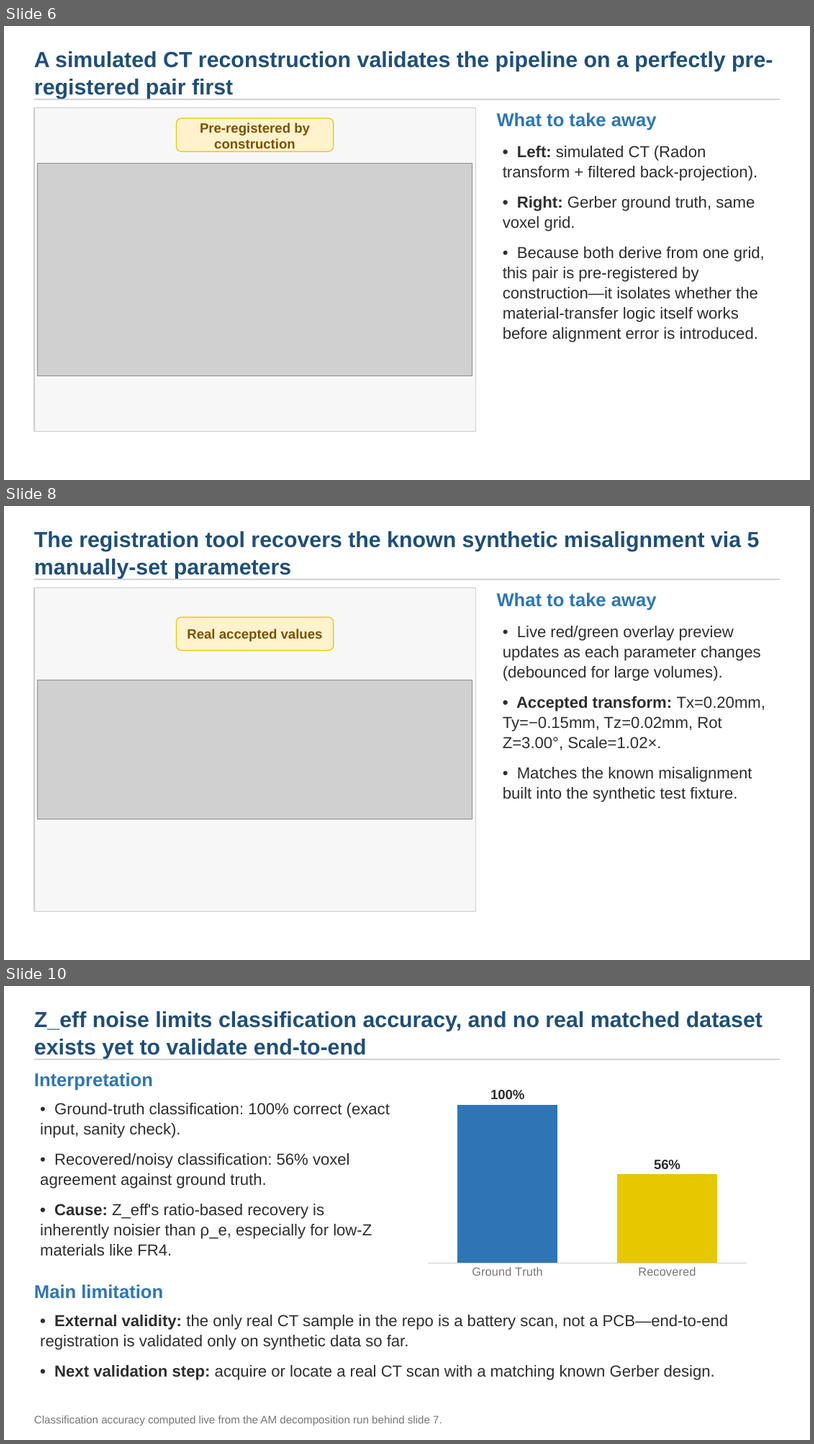
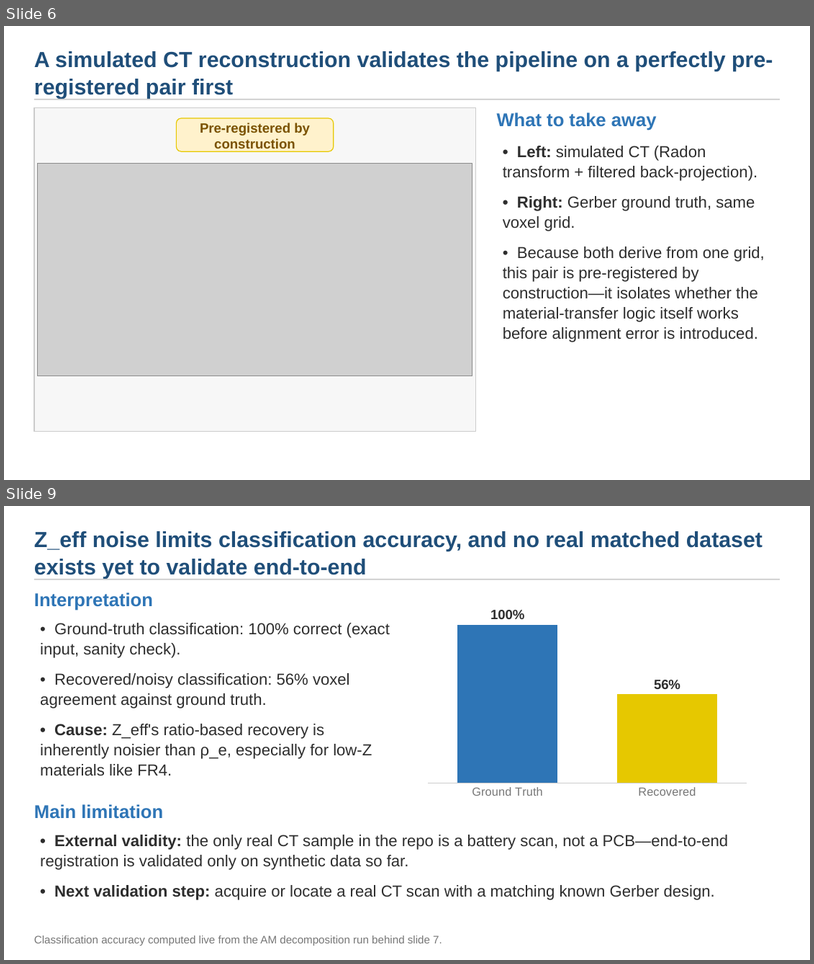
Before and after one commit to UF-SCAN-LAB/Sandia_Project, a slide deck: xrayrecon_update_2026-07-02_academic.pptx. Shown one above the other, each under a label of ours: slides 6, 8 and 10 before the commit, slides 6 and 9 after it; the slides between them are not shown. The pictures are 814x1444 and 814x964 pixels, drawn with LibreOffice and Linux fonts; fonts in the diff are those of the drawing; grey boxes stand for pictures. Boxes give left, top, right and bottom in pixels: in the first picture for what was removed or moved away, otherwise in the second. Text is boxed around its words. In the diff, an @@ line names an element or a change of style, - is before the commit and + after.

```diff
--- a/xrayrecon_update_2026-07-02_academic.pptx
+++ b/xrayrecon_update_2026-07-02_academic.pptx
@@ slide 8 removed at (x1=4, y1=506, x2=810, y2=960), background #FFFFFF @@
@@ text removed at (x1=34, y1=531, x2=760, y2=579) @@
-The registration tool recovers the known synthetic misalignment via 5 manually-set parameters
@@ rectangle removed at (x1=34, y1=579, x2=780, y2=580) @@
@@ rectangle removed at (x1=34, y1=587, x2=476, y2=911) @@
@@ text removed at (x1=497, y1=592, x2=657, y2=610) @@
-What to take away
@@ rounded rectangle removed at (x1=176, y1=618, x2=334, y2=651) @@
@@ text removed at (x1=187, y1=628, x2=323, y2=641) @@
-Real accepted values
@@ text removed at (x1=503, y1=626, x2=766, y2=802) @@
-• Live red/green overlay preview updates as each parameter changes (debounced for large volumes).
-• Accepted transform: Tx=0.20mm, Ty=−0.15mm, Tz=0.02mm, Rot Z=3.00°, Scale=1.02×.
-• Matches the known misalignment built into the synthetic test fixture.
@@ picture removed at (x1=37, y1=680, x2=473, y2=818) @@
@@ what was slide 10 is now slide 9 @@
```
Also in this commit, not shown: 2 slides changed, 4 other files.
